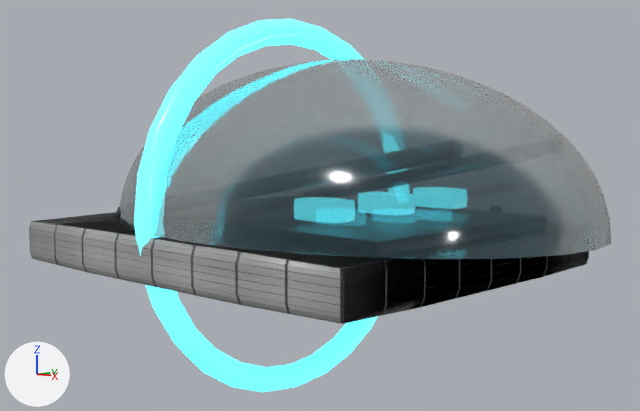
One commit to the Blender file assets/ships/parts/blender/cockpit_dome_authored.blend: the scene before it, then after it.
Before and after are seen from a 50 mm camera at (6.19, -5.47, 1.23) aimed at (1.09, -0.1, 0.53). Lighting does not change. The marker at lower left points along +X, +Y and +Z. The older version comes first.

Script lines for the objects in view, before the commit:
```python
me_cockpit_dome_material_accent_merged = bpy.data.meshes.new('cockpit_dome_Material_Accent_Merged')
me_cockpit_dome_material_accent_merged.from_pydata(...)  # 386 vertices, 592 faces; spans x 0.54..1.93, y -1.63..1.63, z -1.15..2.11
me_cockpit_dome_material_accent_merged.materials.append(mat_material_accent_003)  # cyan #59adb8, glowing cyan #50d3e1
me_dome_glass = bpy.data.meshes.new('Dome_Glass')
me_dome_glass.from_pydata(...)  # 436 vertices, 812 faces; spans x -2.25..2.25, y -1.6..1.6, z 0.0..1.35
me_dome_glass.materials.append(mat_material_glass_001)  # dark cyan #2c525d
me_dome_mount_collar = bpy.data.meshes.new('Dome_Mount_Collar')
me_dome_mount_collar.from_pydata(...)  # 150 vertices, 192 faces; spans x -1.9..1.9, y -1.6..1.6, z -0.21..0.21
me_dome_mount_collar.materials.append(mat_material_hull_006)
ob_cockpit_dome_material_accent_merged = bpy.data.objects.new('cockpit_dome_Material_Accent_Merged', me_cockpit_dome_material_accent_merged)
ob_cockpit_dome_material_accent_merged.parent = ob_cockpit_dome
ob_cockpit_dome_material_accent_merged.location = (0.0, 0.0, 0.0)
ob_dome_glass = bpy.data.objects.new('Dome_Glass', me_dome_glass)
ob_dome_glass.parent = ob_cockpit_dome
ob_dome_glass.location = (1.25, 0.0, 0.38)
_m = ob_dome_glass.modifiers.new('Bevel', 'BEVEL')
_m.width = 0.005
_m.width_pct = 0.005
_m.segments = 2
_m = ob_dome_glass.modifiers.new('WeightedNormal', 'WEIGHTED_NORMAL')
ob_dome_mount_collar = bpy.data.objects.new('Dome_Mount_Collar', me_dome_mount_collar)
ob_dome_mount_collar.parent = ob_cockpit_dome
ob_dome_mount_collar.location = (0.8, 0.0, 0.18)
```
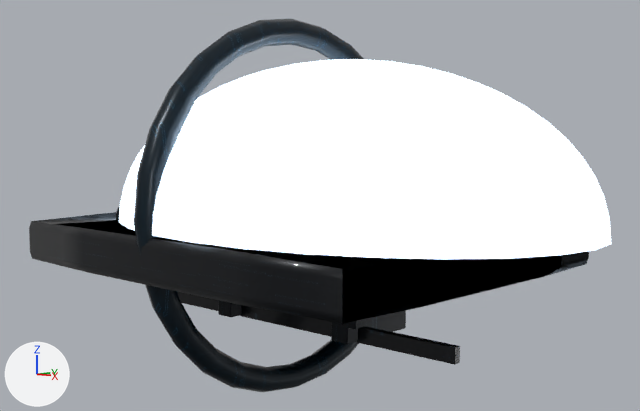
Boxes [x1, y1, x2, y2] around the edits, measured in the pictures (640 x 411 px):
'Dome_Glass', recoloured
    both: [119, 59, 611, 259]
'Dome_Mount_Collar', recoloured (grey to black)
    both: [29, 212, 589, 324]
'cockpit_dome_Material_Accent_Merged', recoloured (darker)
    both: [134, 19, 364, 392]
'DET_collar_seam', added
    after: [177, 292, 460, 365]
'DET_frame_rib_R', added
    after: [331, 310, 406, 344]
'DET_frame_rib_L', added
    after: [218, 300, 241, 317]
'DET_mount_bolt.001', added
    after: [343, 319, 366, 329]

Edits to the bpy script that builds the scene:
```text
Add mat_material_accent:
    mat_material_accent = bpy.data.materials.new('Material_Accent')
    # colours: cyan #61c4dd
    # uses the picture img_cockpit_dome_trim_sheet_1k_jpg
    # uses the picture img_cockpit_dome_wear_mask_1k_jpg
Add mat_material_hull:
    mat_material_hull = bpy.data.materials.new('Material_Hull')
    # colours: grey #818690
    # uses the picture img_cockpit_dome_trim_sheet_1k_jpg
    # uses the picture img_cockpit_dome_wear_mask_1k_jpg
Add mat_material_mechanical:
    mat_material_mechanical = bpy.data.materials.new('Material_Mechanical')
    # colours: grey #a0a6ad
    # uses the picture img_cockpit_dome_trim_sheet_1k_jpg
    # uses the picture img_cockpit_dome_wear_mask_1k_jpg
Change me_dome_mount_collar:
    where me_dome_mount_collar.from_pydata(...)  # 150 vertices, 192 faces; spans x -1.9..1.9, y -1.6..1.6, z -0.21..0.21
    remove me_dome_mount_collar.materials.append(mat_material_hull_006)
    add me_dome_mount_collar.materials.append(mat_material_hull)
Change me_dome_glass:
    where me_dome_glass.from_pydata(...)  # 436 vertices, 812 faces; spans x -2.25..2.25, y -1.6..1.6, z 0.0..1.35
    remove me_dome_glass.materials.append(mat_material_glass_001)  # dark cyan #2c525d
    add me_dome_glass.materials.append(mat_material_glass)  # white #eaf3fd, glowing blue #d3eaff
Change me_cockpit_dome_material_accent_merged:
    where me_cockpit_dome_material_accent_merged.from_pydata(...)  # 386 vertices, 592 faces; spans x 0.54..1.93, y -1.63..1.63, z -1.15..2.11
    remove me_cockpit_dome_material_accent_merged.materials.append(mat_material_accent_003)  # cyan #59adb8, glowing cyan #50d3e1
    add me_cockpit_dome_material_accent_merged.materials.append(mat_material_accent)
Add ob_det_mount_bolt_001:
    ob_det_mount_bolt_001 = bpy.data.objects.new('DET_mount_bolt.001', me_cube_006)  # a box spanning x 1.99..2.11, y -0.81..-0.69, z -0.24..-0.16; modifiers BEVEL
    ob_det_mount_bolt_001.location = (0.0, 0.0, 0.0)
Add ob_det_collar_seam:
    ob_det_collar_seam = bpy.data.objects.new('DET_collar_seam', me_cube_003)  # a box spanning x -0.4..2.8, y -0.58..-0.52, z -0.41..-0.29; modifiers BEVEL
    ob_det_collar_seam.location = (0.0, 0.0, 0.0)
Add ob_det_frame_rib_r:
    ob_det_frame_rib_r = bpy.data.objects.new('DET_frame_rib_R', me_cube_001)  # a box spanning x 1.77..1.93, y -0.7..0.0, z -0.4..0.7; modifiers BEVEL
    ob_det_frame_rib_r.location = (0.0, 0.0, 0.0)
Add ob_det_frame_rib_l:
    ob_det_frame_rib_l = bpy.data.objects.new('DET_frame_rib_L', me_cube)  # a box spanning x 0.47..0.63, y -0.7..0.0, z -0.4..0.7; modifiers BEVEL
    ob_det_frame_rib_l.location = (0.0, 0.0, 0.0)
```
